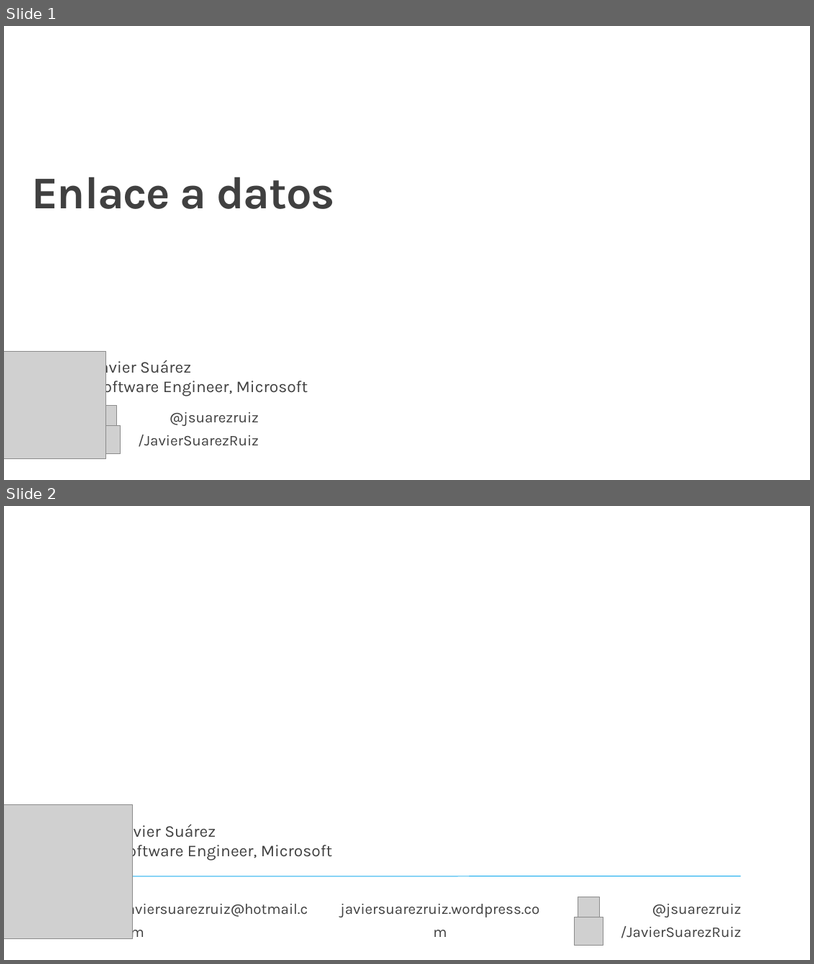
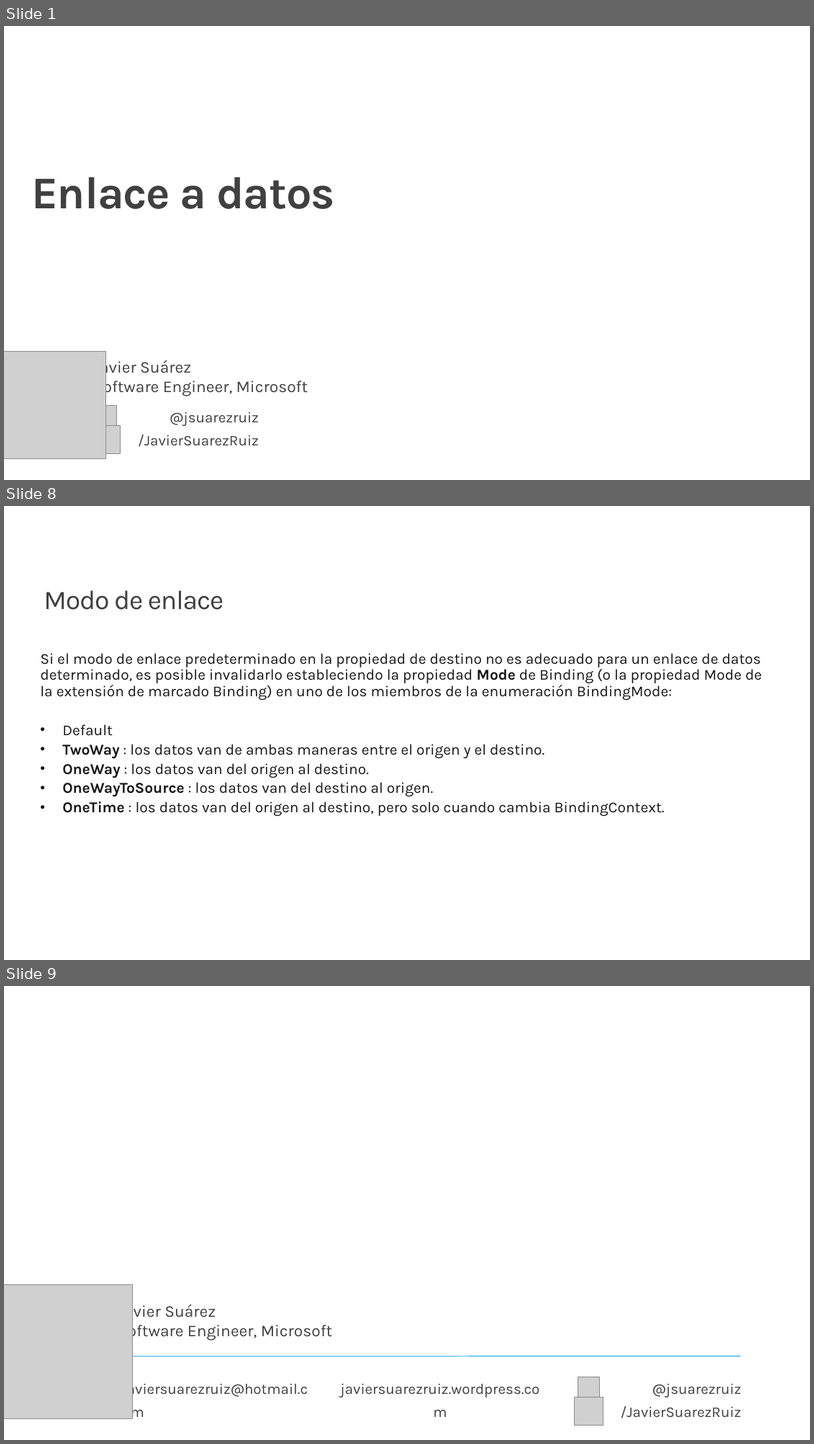
Before and after one commit to jsuarezruiz/taller-dotnet-maui, a slide deck: Bloque 6 - MVVM/Taller19 - DataBinding.pptx. Shown one above the other, each under a label of ours: slides 1 and 2 before the commit, slides 1, 8 and 9 after it; the slides between them are not shown. The pictures are 814x964 and 814x1444 pixels, drawn with LibreOffice and Linux fonts; fonts in the diff are those of the drawing; grey boxes stand for pictures; background and template pictures are left out. Boxes give left, top, right and bottom in pixels: in the first picture for what was removed or moved away, otherwise in the second. Text is boxed around its words. In the diff, an @@ line names an element or a change of style, - is before the commit and + after.

```diff
--- a/Bloque 6 - MVVM/Taller19 - DataBinding.pptx
+++ b/Bloque 6 - MVVM/Taller19 - DataBinding.pptx
@@ slide 8 added at (4,506,810,960), background #FFFFFF @@
@@ title added at (44,590,224,610), 32 pt, text #404040 @@
+Modo de enlace
@@ text added at (40,653,762,816), 18 pt, text #171717 @@
+Si el modo de enlace predeterminado en la propiedad de destino no es adecuado para un enlace de datos determinado, es posible invalidarlo estableciendo la propiedad Mode de Binding (o la propiedad Mode de la extensión de marcado Binding) en uno de los miembros de la enumeración BindingMode:
+• Default
+• TwoWay : los datos van de ambas maneras entre el origen y el destino.
+• OneWay : los datos van del origen al destino.
+• OneWayToSource : los datos van del destino al origen.
+• OneTime : los datos van del origen al destino, pero solo cuando cambia BindingContext.
@@ what was slide 2 is now slide 9 @@
```
Also in this commit, not shown: 6 other slides added, 3 other files.
